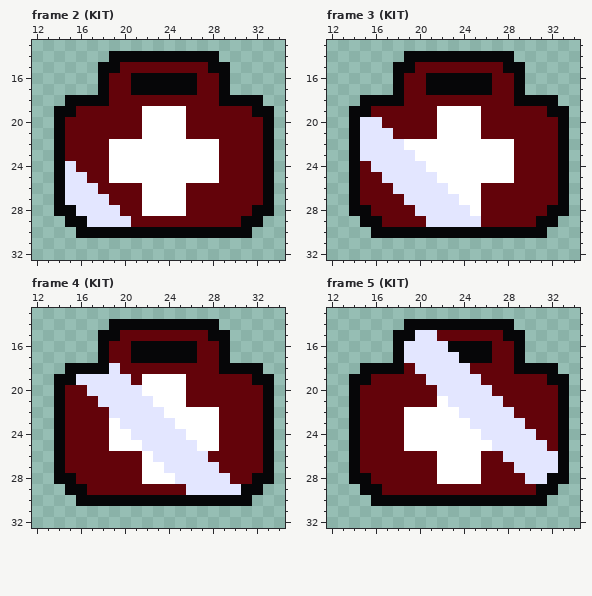
Pixel-art file -- Game Asset/penusbmic/Dark Series/Hero/Gunslinger/Consommable/Brouillon casque kit.aseprite. Above: the version before the commit.
50x50 pixels, 13 frames. Shown: frame 2 (KIT): x 12..34, y 13..32; frame 3 (KIT): x 12..34, y 13..32; frame 4 (KIT): x 12..34, y 13..32; frame 5 (KIT): x 12..34, y 13..32. The commit also changed other frames, which this record leaves out.
The result:
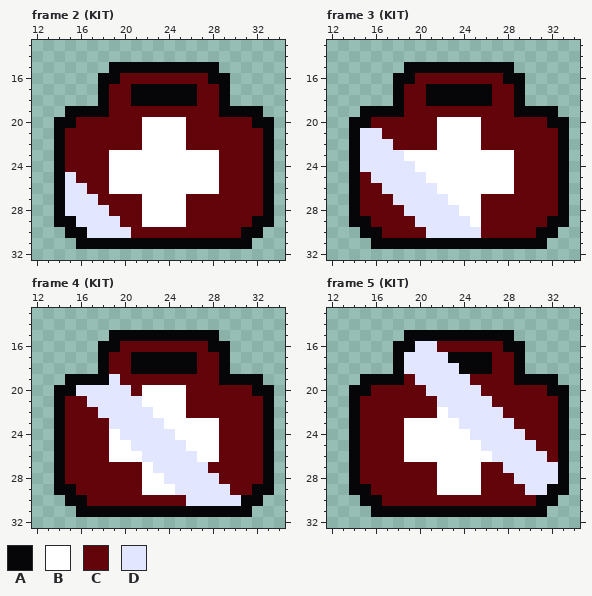
Palette (. is transparent): A #060608  B #ffffff  C #63030a  D #e3e6ff
The edit:
Changed rows in their new state; - is an unchanged pixel.
Frame 2 (KIT), layer "Medikit":
first column x 14:
14 -----..........-----
15 ----.-AAAAAAAA-.----
16 -----A-CCCCCC-A-----
18 -...---AAAAAA---...-
19 .-AAA---CCCC---AAA-.
20 -A----------------A-
22 -----CCC----CCC-----
24 -C------------------
25 --C-----------------
26 ---C-BBB----BBB-----
27 ----C---------------
28 -D---C------------C-
29 A-D---C-BBBB-----C-A
30 -A-DDDDCCCCCCCCCC-A-
31 --AAAAAAAAAAAAAAAA--
Frame 3 (KIT), layer "Medikit":
first column x 14:
14 -----..........-----
15 ----.-AAAAAAAA-.----
16 -----A-CCCCCC-A-----
18 -...---AAAAAA---...-
19 .-AAA---CCCC---AAA-.
20 -AC---------------A-
21 ---C----------------
22 ----CCCC----CCC-----
23 -----B--------------
24 -D----B-------------
25 --D----B------------
26 ---D----B---BBB-----
27 ----D----B----------
28 -C---D----B-------C-
29 A-C---D----B-----C-A
30 -A-CCCCDDDDDCCCCC-A-
31 --AAAAAAAAAAAAAAAA--
Frame 4 (KIT), layer "Medikit":
first column x 14:
14 -----..........-----
15 ----.-AAAAAAAA-.----
16 -----A-CCCCCC-A-----
18 -...-C-AAAAAA---...-
19 .-AAA-C-CCCC---AAA-.
20 -AD----C----------A-
21 ---D----B-----------
22 ----D----B--CCC-----
23 -----D----B---------
24 ------D----B--------
25 -------D----B-------
26 -----BBBD----BB-----
27 ---------D----C-----
28 -C--------D----C--C-
29 A-C-----BBBD----CC-A
30 -A-CCCCCCCCCDDDDD-A-
31 --AAAAAAAAAAAAAAAA--
Frame 5 (KIT), layer "Medikit":
first column x 14:
14 -----..........-----
15 ----.-AAAAAAAA-.----
16 -----A--CCCCC-A-----
17 ---------A----------
18 -...-D----AAA---...-
19 .-AAA-D----C---AAA-.
20 -A-----D----C-----A-
21 --------D----C------
22 -----CCC-D----C-----
23 ----------D----C----
24 -----------D----C---
25 ------------D----C--
26 -----BBB----BD----C-
27 --------------D-----
28 -C-------------D--D-
29 A-C-----BBBB----DD-A
30 -A-CCCCCCCCCCCCCC-A-
31 --AAAAAAAAAAAAAAAA--
